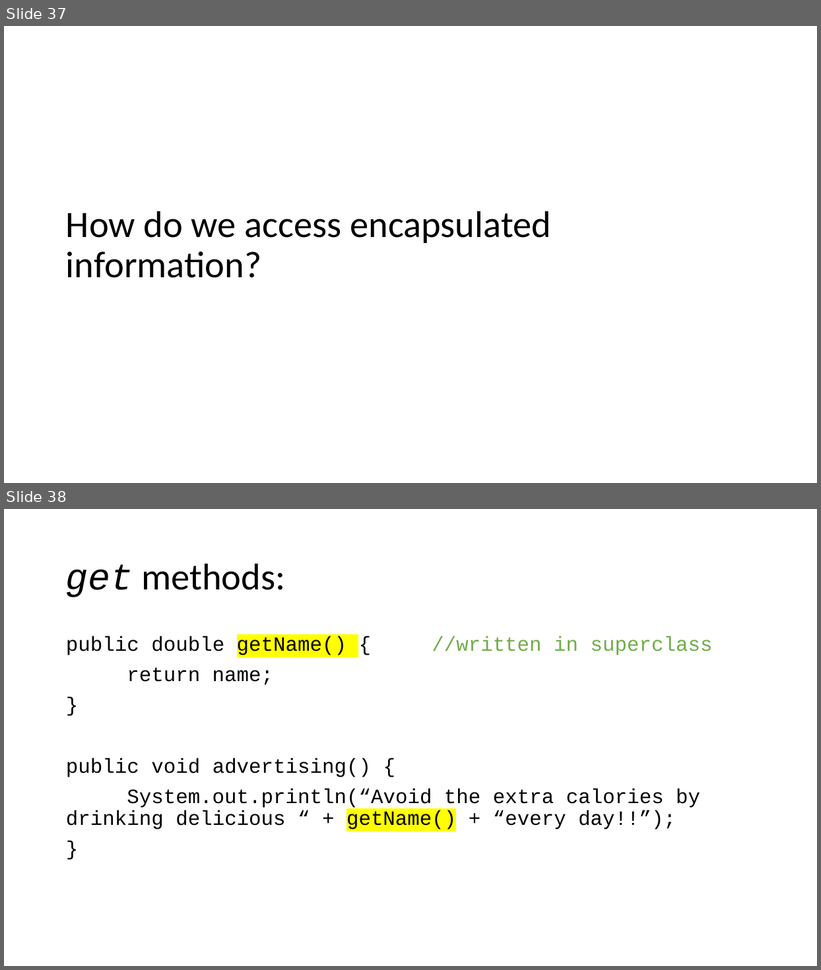
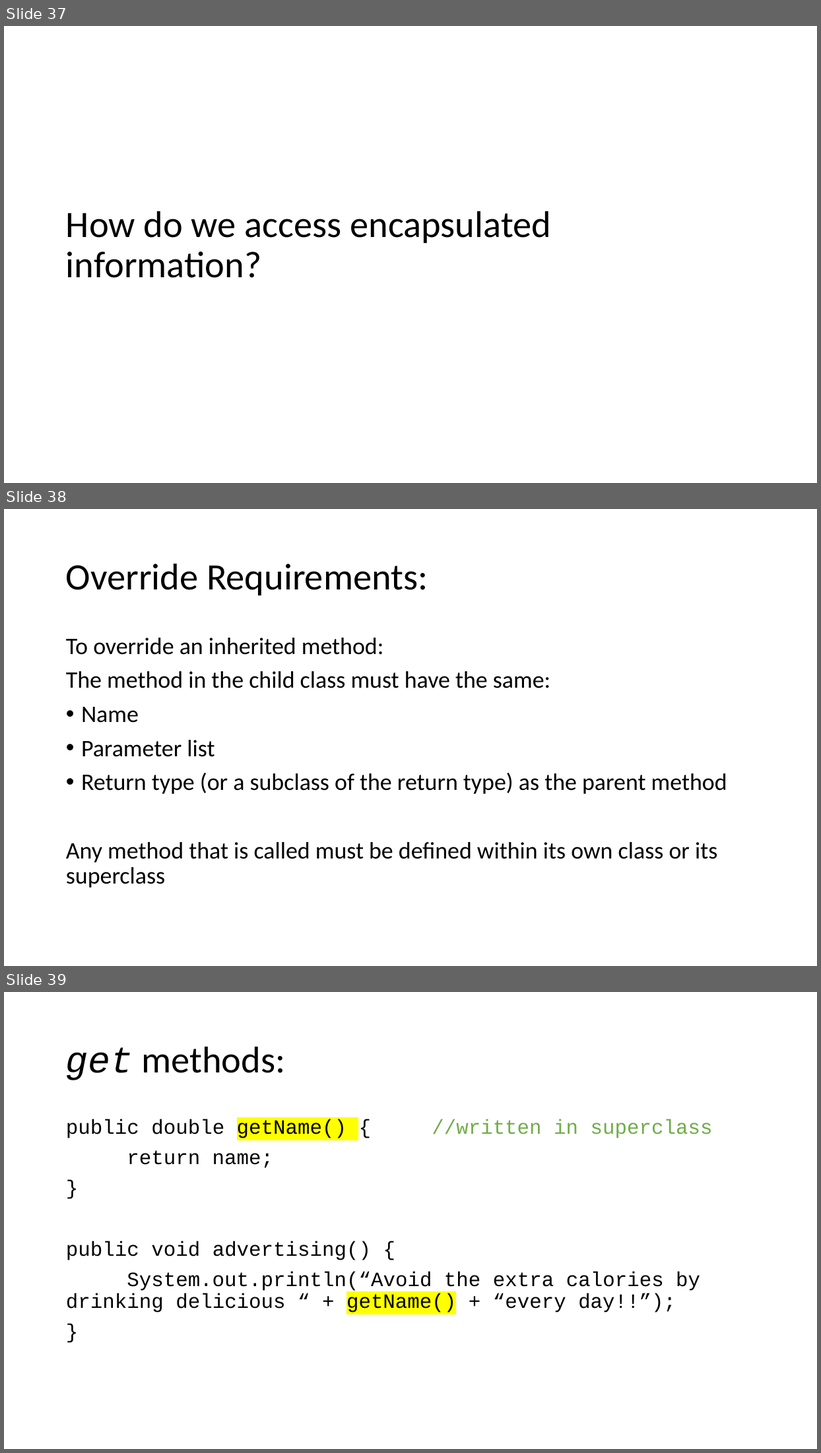
Before and after one commit to TEALSK12/apcsa-public, a slide deck: curriculum/Unit6/Unit6.pptx. Shown one above the other, each under a label of ours: slides 37 and 38 before the commit, slides 37, 38 and 39 after it. The pictures are 821x970 and 821x1453 pixels, drawn with LibreOffice and Linux fonts; fonts in the diff are those of the drawing. Boxes give left, top, right and bottom in pixels: in the first picture for what was removed or moved away, otherwise in the second. Text is boxed around its words. In the diff, an @@ line names an element or a change of style, - is before the commit and + after.

Commit message:
Add slides 38 Override Requirements and 50 Static vs Dynamic Binding

```diff
--- a/curriculum/Unit6/Unit6.pptx
+++ b/curriculum/Unit6/Unit6.pptx
@@ slide 38 added at [4,509,817,966], background #FFFFFF @@
@@ title added at [66,563,428,595], 44 pt, text #000000 @@
+Override Requirements:
@@ text added at [66,638,727,888], 28 pt, text #000000 @@
+To override an inherited method:
+The method in the child class must have the same:
+• Name
+• Parameter list
+• Return type (or a subclass of the return type) as the parent method
+Any method that is called must be defined within its own class or its superclass
@@ what was slide 38 is now slide 39 @@
```
Also in this commit, not shown: 1 other slide added.
